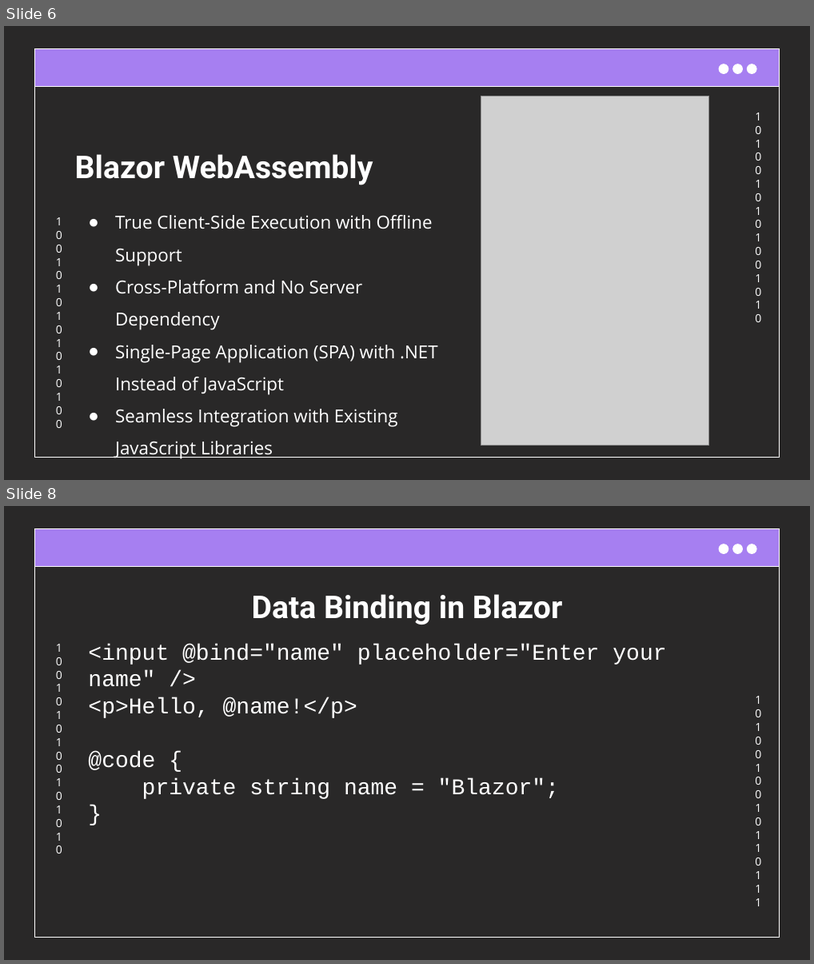
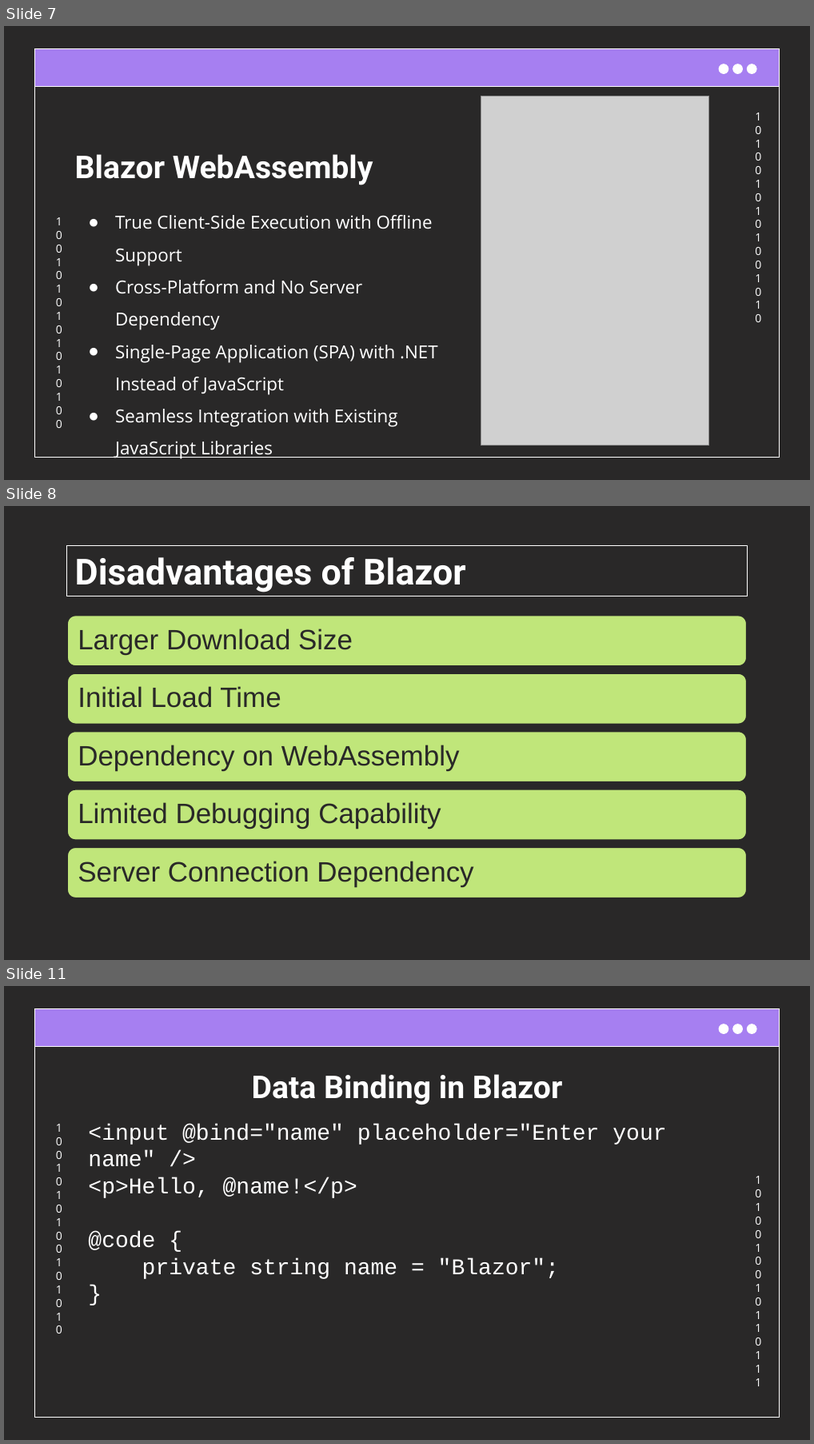
Before and after one commit to cwoodruff/blazor-introduction, a slide deck: Blazor Introduction.pptx. Shown one above the other, each under a label of ours: slides 6 and 8 before the commit, slides 7, 8 and 11 after it; the slides between them are not shown. The pictures are 814x964 and 814x1444 pixels, drawn with LibreOffice and Linux fonts; fonts in the diff are those of the drawing; grey boxes stand for pictures. Boxes give left, top, right and bottom in pixels: in the first picture for what was removed or moved away, otherwise in the second. Text is boxed around its words. In the diff, an @@ line names an element or a change of style, - is before the commit and + after.

```diff
--- a/Blazor Introduction.pptx
+++ b/Blazor Introduction.pptx
@@ slide 8 added at [4, 506, 810, 960], background #292828 @@
@@ title added at [67, 545, 747, 596], fill #292828, outline #FFFFFF 0.75 pt, 32 pt, text #FFFFFF, bold @@
+Disadvantages of Blazor
@@ group added at [67, 615, 747, 898]: 5 rounded rectangles, 5 texts @@
+Larger Download Size
+Initial Load Time
+Dependency on WebAssembly
+Limited Debugging Capability
+Server Connection Dependency
@@ what was slide 6 is now slide 7 @@
@@ what was slide 8 is now slide 11 @@
```
Also in this commit, not shown: 4 slides changed, 6 other slides added, 1 slide removed.
